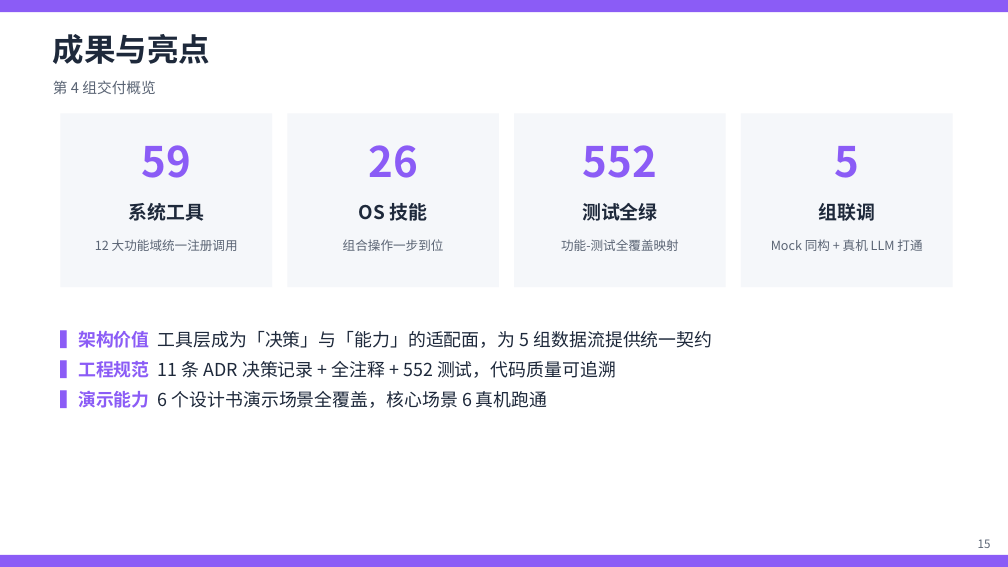
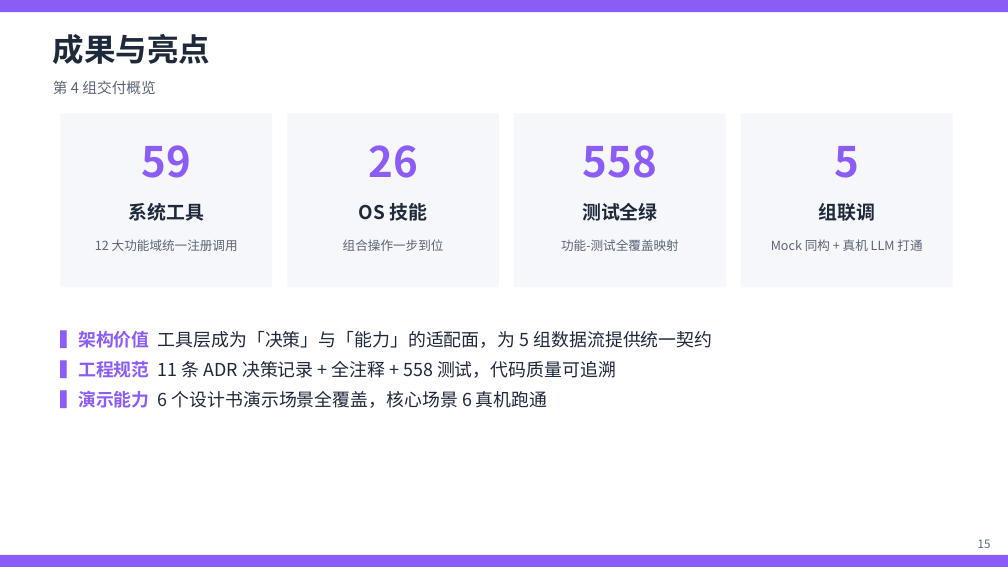
Before and after one commit to yurenhjh/miniyu, a slide deck: slide 16 of docs/第4组汇报PPT.pptx. Drawn at 1008x567 pixels with LibreOffice and Linux fonts; fonts in the diff are those of the drawing. Boxes give left, top, right and bottom in pixels: in the first picture for what was removed or moved away, otherwise in the second. Text is boxed around its words. In the diff, an @@ line names an element or a change of style, - is before the commit and + after.

```diff
--- a/docs/第4组汇报PPT.pptx
+++ b/docs/第4组汇报PPT.pptx
@@ text at (583,145,657,178): text changed @@
-552
+558
@@ text at (60,360,616,378): text changed @@
-▍工程规范 11 条 ADR 决策记录 + 全注释 + 552 测试，代码质量可追溯
+▍工程规范 11 条 ADR 决策记录 + 全注释 + 558 测试，代码质量可追溯
```
Also in this commit, not shown: 18 other slides changed, 2 slides added, 16 other files.
